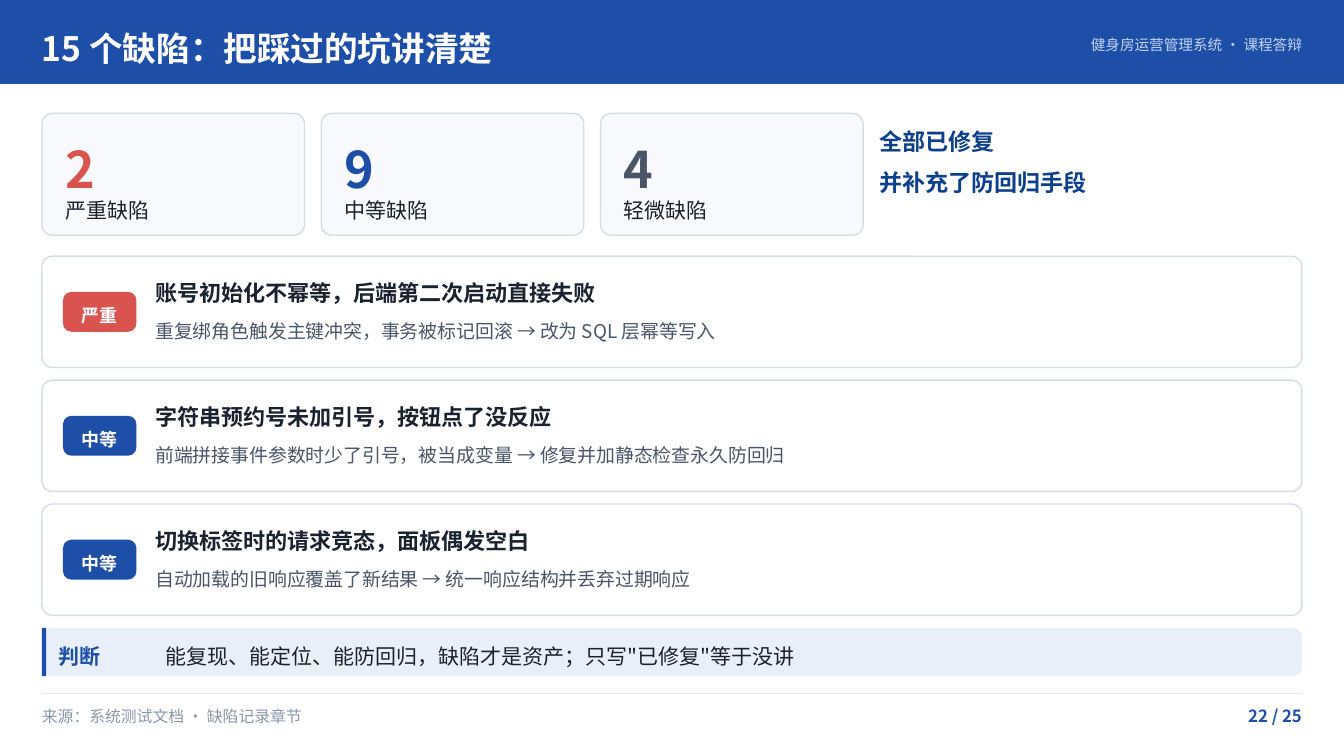
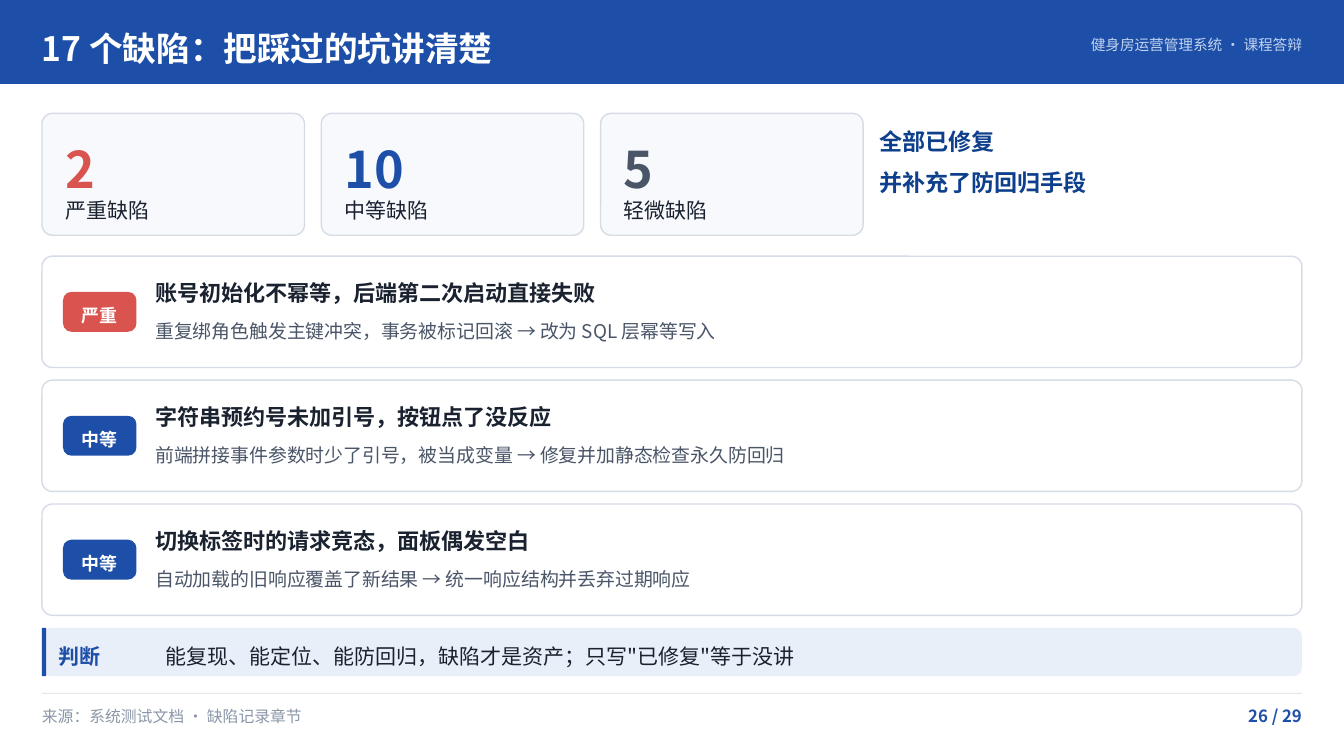
Before and after one commit to site73/gym-management, a slide deck: slide 26 of 10-展示汇报/健身房运营管理系统答辩/健身房运营管理系统答辩.pptx (slide 22 before the commit). Drawn at 1344x756 pixels with LibreOffice and Linux fonts; fonts in the diff are those of the drawing. Boxes give left, top, right and bottom in pixels: in the first picture for what was removed or moved away, otherwise in the second. Text is boxed around its words. In the diff, an @@ line names an element or a change of style, - is before the commit and + after.

```diff
--- a/10-展示汇报/健身房运营管理系统答辩/健身房运营管理系统答辩.pptx
+++ b/10-展示汇报/健身房运营管理系统答辩/健身房运营管理系统答辩.pptx
@@ text at [42, 32, 492, 64]: text changed @@
-15 个缺陷：把踩过的坑讲清楚
+17 个缺陷：把踩过的坑讲清楚
@@ text at [344, 150, 403, 201]: text changed @@
-9
+10
@@ text at [624, 150, 654, 201]: text changed @@
-4
+5
@@ text at [1248, 709, 1302, 722]: text changed @@
-22 / 25
+26 / 29
```
Also in this commit, not shown: 21 other slides changed, 4 slides added, 47 other files.
